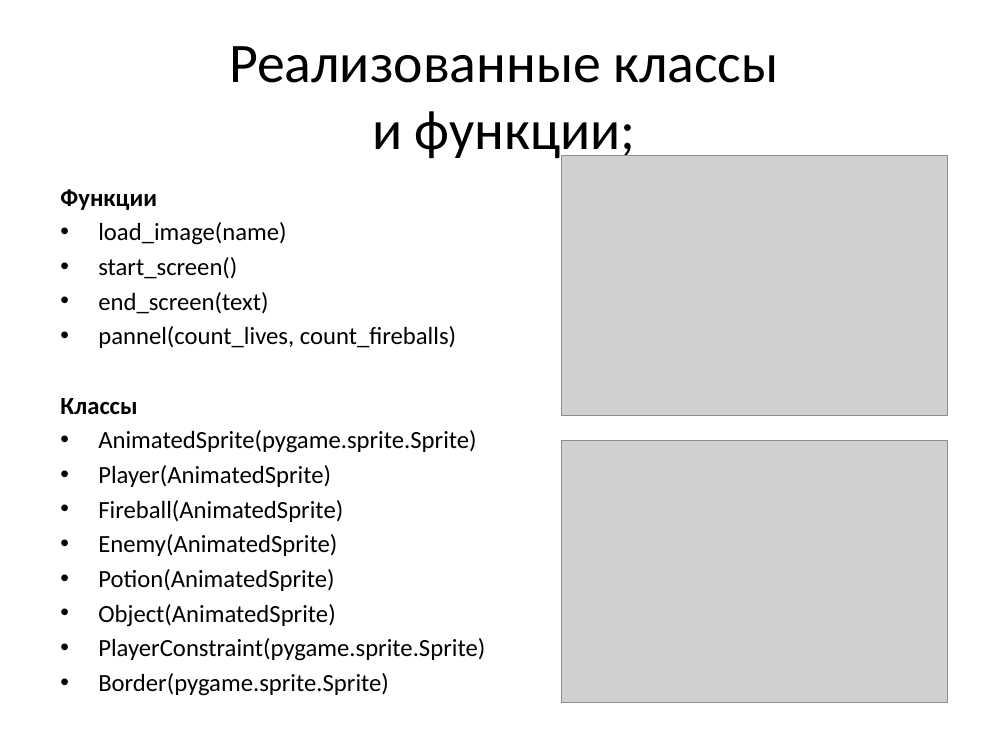
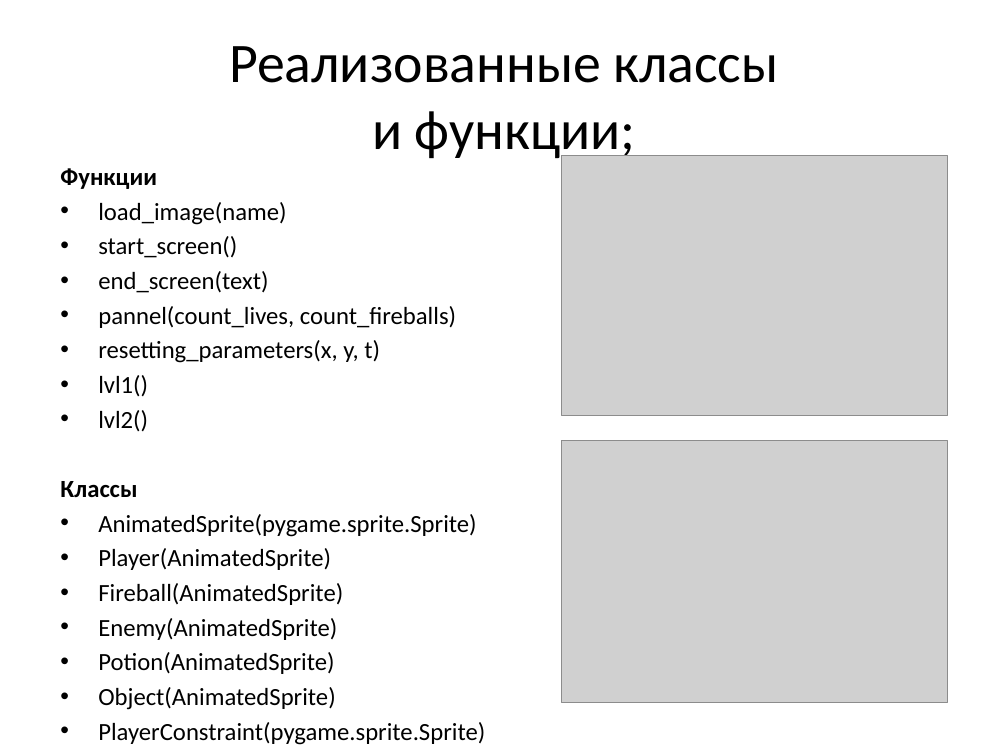
Before and after one commit to ermii42/my_game, a slide deck: slide 2 of pygame.pptx. Drawn at 1008x756 pixels with LibreOffice and Linux fonts; fonts in the diff are those of the drawing; grey boxes stand for pictures. Boxes give left, top, right and bottom in pixels: in the first picture for what was removed or moved away, otherwise in the second. Text is boxed around its words. In the diff, an @@ line names an element or a change of style, - is before the commit and + after.

```diff
--- a/pygame.pptx
+++ b/pygame.pptx
@@ text "Функции": place and size @@
-text "Функции" at box(60, 189, 485, 696)
+text "Функции" at box(60, 168, 485, 745)
@@ text at box(98, 340, 380, 431): paragraphs added @@
+• resetting_parameters(x, y, t)
+• lvl1()
+• lvl2()
```
Also in this commit, not shown: 2 other files.
